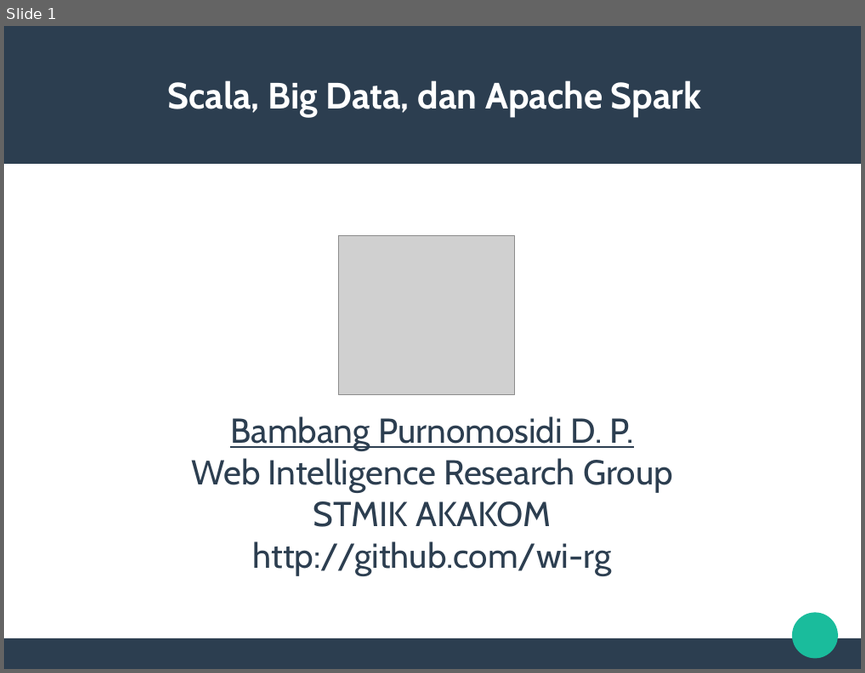
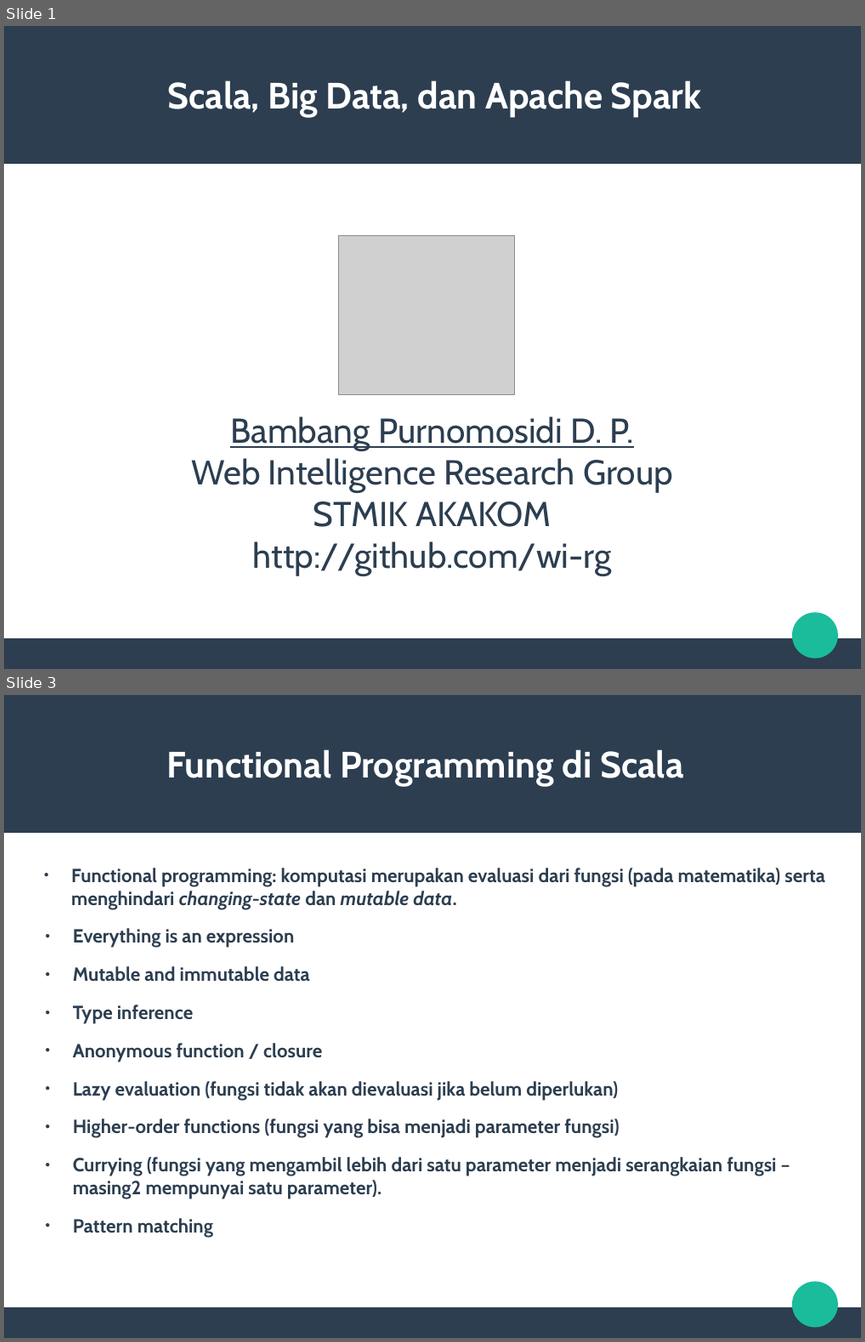
Before and after one commit to wi-rg/presentation, a slide deck: scala-bigdata-spark/scala-bigdata-spark.odp. Shown one above the other, each under a label of ours: slide 1 before the commit, slides 1 and 3 after it; the slides between them are not shown. The pictures are 865x673 and 865x1342 pixels, drawn with LibreOffice and Linux fonts; fonts in the diff are those of the drawing; grey boxes stand for pictures. Boxes give left, top, right and bottom in pixels: in the first picture for what was removed or moved away, otherwise in the second. Text is boxed around its words. In the diff, an @@ line names an element or a change of style, - is before the commit and + after.

Commit message:
Finish Scala-BigData-Spark presentation

```diff
--- a/scala-bigdata-spark/scala-bigdata-spark.odp
+++ b/scala-bigdata-spark/scala-bigdata-spark.odp
@@ slide 3 added at [4, 695, 861, 1338], background #FFFFFF; not listed: 3 template elements that a slide beside it also shows @@
@@ title added at [166, 749, 683, 786], 33.9 pt, text #FFFFFF, bold @@
+Functional Programming di Scala
@@ text added at [71, 868, 824, 1237], 17.6 pt, text #2C3E50, bold @@
+● Functional programming: komputasi merupakan evaluasi dari fungsi (pada matematika) serta menghindari changing-state dan mutable data.
+● Everything is an expression
+● Mutable and immutable data
+● Type inference
+● Anonymous function / closure
+● Lazy evaluation (fungsi tidak akan dievaluasi jika belum diperlukan)
+● Higher-order functions (fungsi yang bisa menjadi parameter fungsi)
+● Currying (fungsi yang mengambil lebih dari satu parameter menjadi serangkaian fungsi – masing2 mempunyai satu parameter).
+● Pattern matching
```
Also in this commit, not shown: 6 other slides added, 1 other file.
